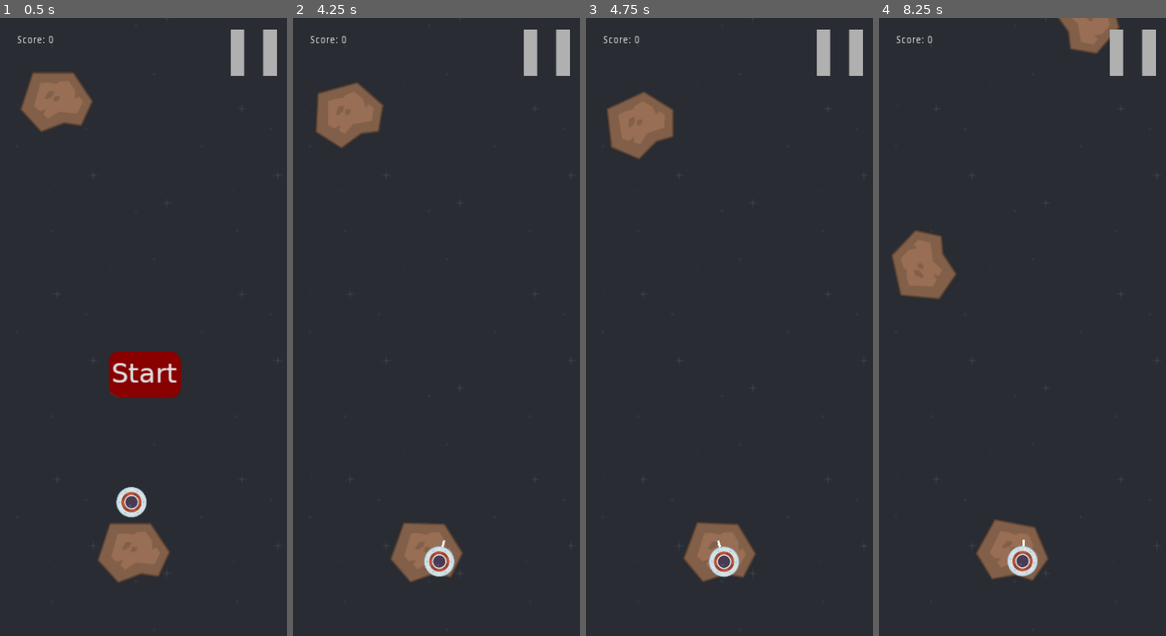
Above: before the commit, frames 1-4 (left to right).
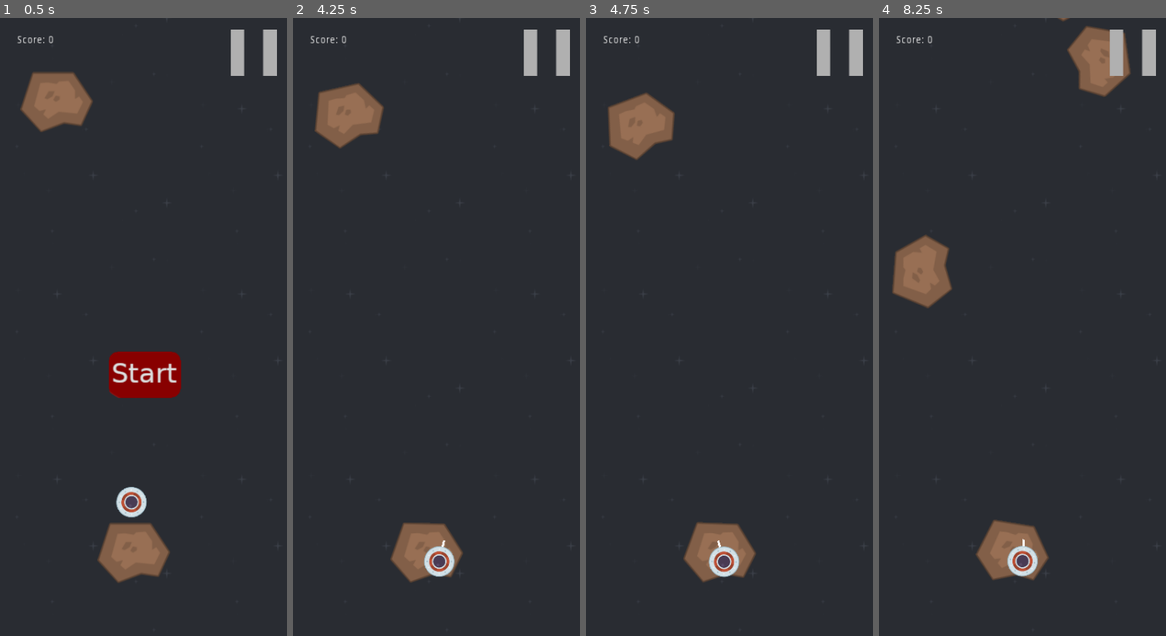
Above: after the commit, the same moments.

Repository: brendankhoury/To-the-moon-and-hack
Game: Godot game, scene res://Src/Main.tscn
The game is run twice, just before and just after one commit, with the same random seed, the same clock (stepped at 60 frames per second) and the same inputs.
Inputs (mouse positions are in pixels of both pictures, inside the frame that each line leads up to):
- Up to frame 1 (0.5 s): no input
- Up to frame 2 (4.25 s): click (436, 376) at 0.5 s; click (545, 55) at 1.25 s; click (436, 376) at 2 s; click (436, 376) at 2.75 s; move the mouse to (499, 296) at 3.52 s; hold Space (tap) from 3.53 s (still down)
- Up to frame 3 (4.75 s): move the mouse to (672, 357) at 4.27 s; release Space (tap) at 4.28 s; tap Space (tap) at 4.35 s
- Up to frame 4 (8.25 s): move the mouse to (1051, 191) at 5.02 s; hold Space (tap) 5.03-5.78 s; move the mouse to (1008, 450) at 5.77 s; tap Space (tap) at 5.85, 7.35 s; move the mouse to (1108, 419) at 6.52 s; hold Space (tap) 6.53-7.28 s; move the mouse to (936, 234) at 7.27 s; move the mouse to (1036, 327) at 8.02 s; hold Space (tap) from 8.03 s (still down)

Frame 1 is identical in both runs. In frame 2, less than 0.1% of the frame differs, in the area x 7-53%, y 10-86%; in frame 3, 0.1%; in frame 4, 2.2%, in the area x 4-88%, y 0-92%.

Commit message:
Change spawn rate and speeds

Diff:
--- a/Src/Actors/Asteroid.gd
+++ b/Src/Actors/Asteroid.gd
@@ -14,8 +14,8 @@
 func _ready():
 	angle += rand_range(-max_angle, max_angle)
 	vector = move_speed*Vector2(cos(angle), sin(angle))
-	movement_coef = rand_range(0.7,1.3)
-	rotation_coef = (rand_range(-1.5,1.5))
+	movement_coef = rand_range(0.8,1.2)
+	rotation_coef = (rand_range(-1.25,1.25))
 
 
 func _physics_process(delta: float) -> void:
--- a/Src/Main.tscn
+++ b/Src/Main.tscn
@@ -181,7 +181,7 @@
 rotation = -7.77236e-06
 
 [node name="AsteroidSpawnTimer" type="Timer" parent="."]
-wait_time = 3.134
+wait_time = 2.25
 autostart = true
 
 [node name="Walls" type="StaticBody2D" parent="."]
